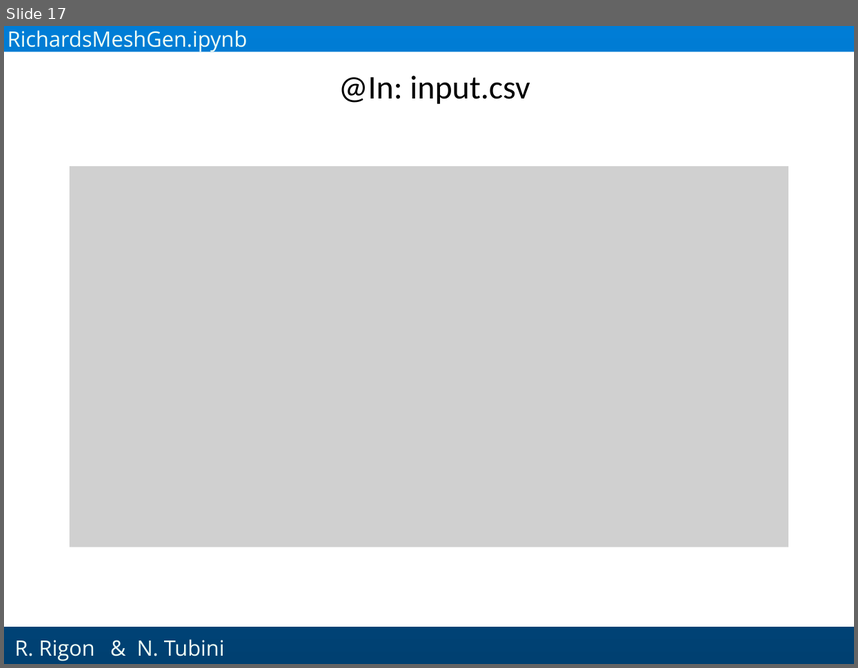
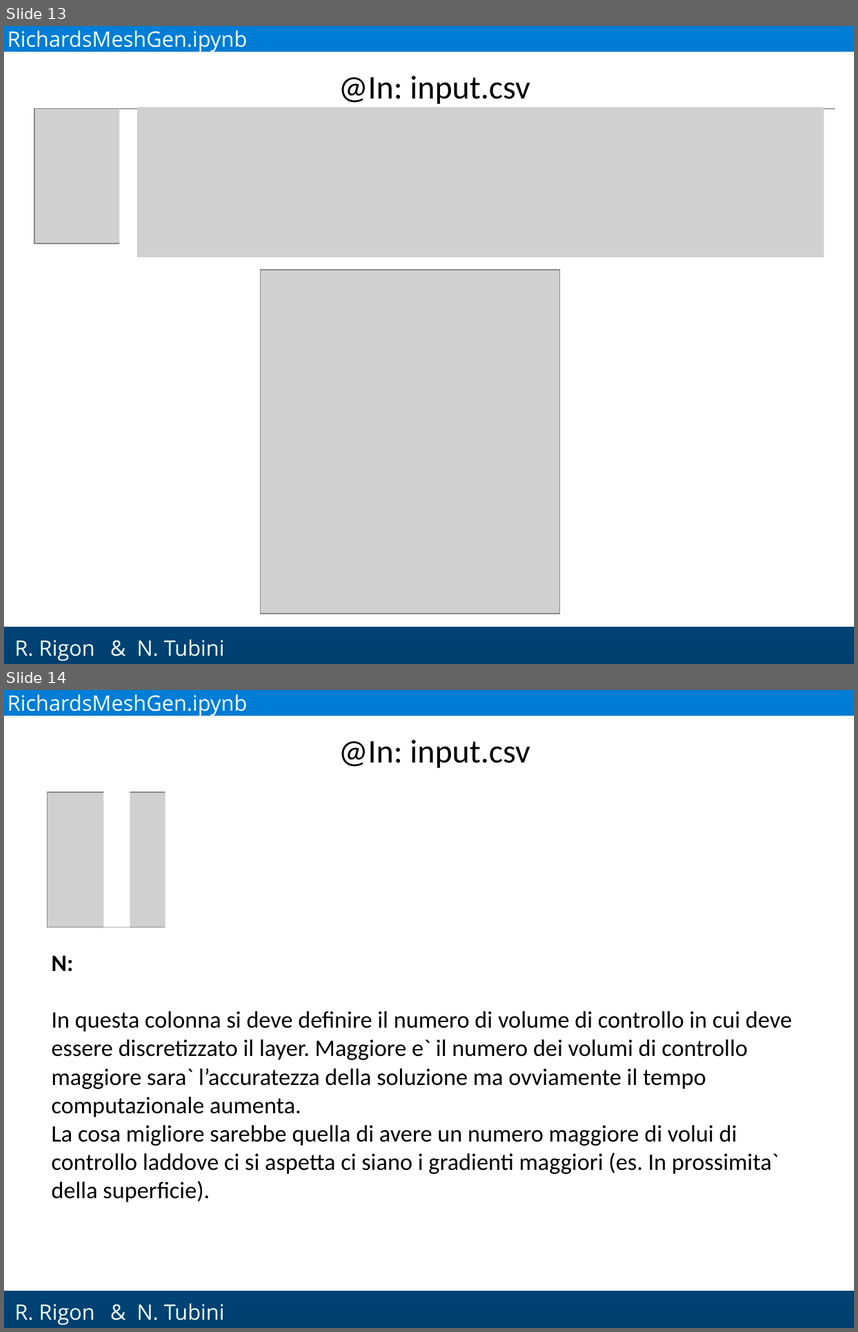
Before and after one commit to GEOframeOMSProjects/OMS_Project_Richards1D, a slide deck: Materials/Richards_English.pptx. Shown one above the other, each under a label of ours: slide 17 before the commit, slides 13 and 14 after it. The pictures are 858x668 and 858x1332 pixels, drawn with LibreOffice and Linux fonts; fonts in the diff are those of the drawing; grey boxes stand for pictures; background and template pictures are left out. Boxes give left, top, right and bottom in pixels: in the first picture for what was removed or moved away, otherwise in the second. Text is boxed around its words. In the diff, an @@ line names an element or a change of style, - is before the commit and + after.

```diff
--- a/Materials/Richards_English.pptx
+++ b/Materials/Richards_English.pptx
@@ slide 14 added at (4,690,854,1328), background gradient #007DD6 to #004071; not listed: 2 template elements that a slide beside it also shows @@
@@ text added at (7,694,248,717), 18 pt, text #F1FEF6 @@
+RichardsMeshGen.ipynb
@@ text added at (339,740,530,768), 28 pt, text #000000 @@
+@In: input.csv
@@ picture added at (47,792,165,927) @@
@@ rectangle added at (103,782,130,927), fill #FFFFFF @@
@@ rectangle added at (165,788,223,932), fill #FFFFFF @@
@@ text added at (52,955,792,1202), 20 pt, text #000000 @@
+N:
+In questa colonna si deve definire il numero di volume di controllo in cui deve essere discretizzato il layer. Maggiore e` il numero dei volumi di controllo maggiore sara` l’accuratezza della soluzione ma ovviamente il tempo computazionale aumenta.
+La cosa migliore sarebbe quella di avere un numero maggiore di volui di controllo laddove ci si aspetta ci siano i gradienti maggiori (es. In prossimita` della superficie).
@@ text added at (137,1303,225,1320), 18 pt, text #F1FEF6 @@
+& N. Tubini
@@ what was slide 17 is now slide 13 @@
@@ slide 13 changed as well @@
@@ picture added at (137,107,824,257) @@
@@ picture added at (34,109,835,243) @@
@@ rectangle added at (120,110,842,254), fill #FFFFFF @@
@@ picture removed at (70,166,789,547) @@
@@ picture added at (260,270,560,613) @@
```
Also in this commit, not shown: 22 other slides changed, 3 other slides added, 3 slides removed.
